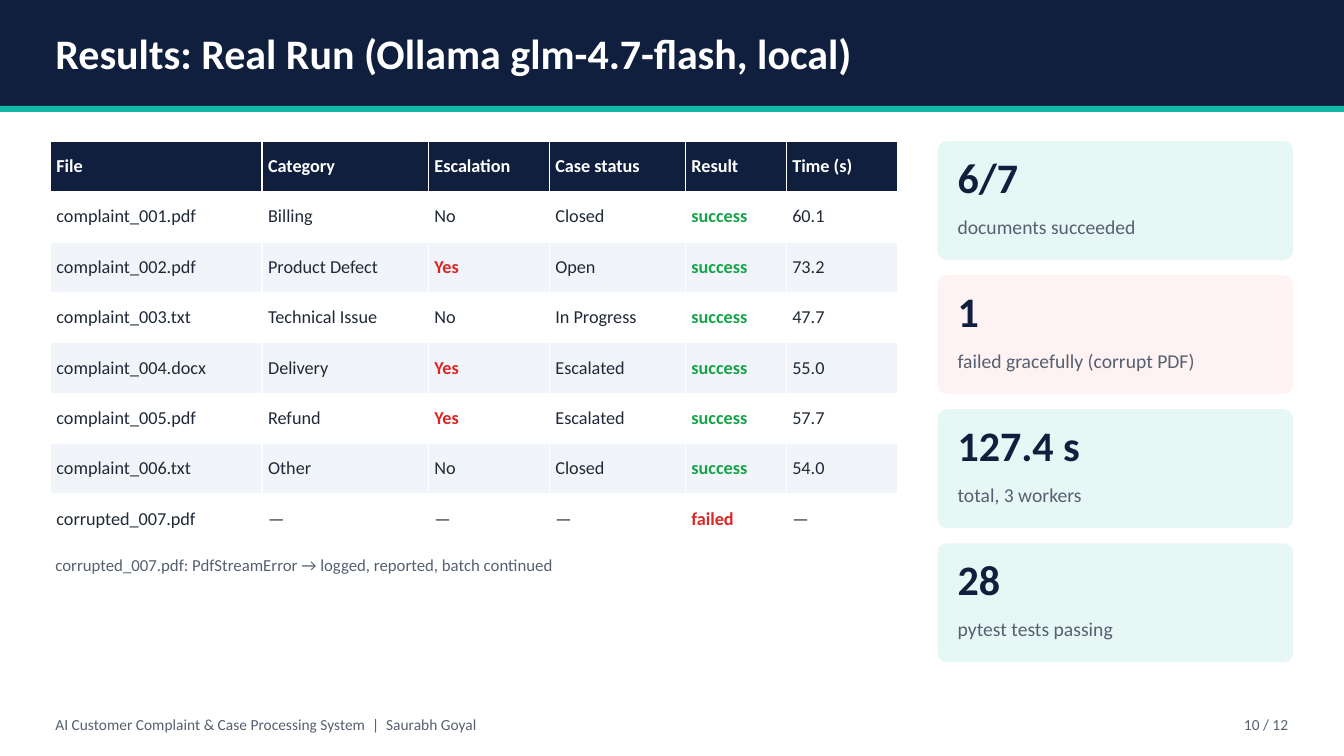
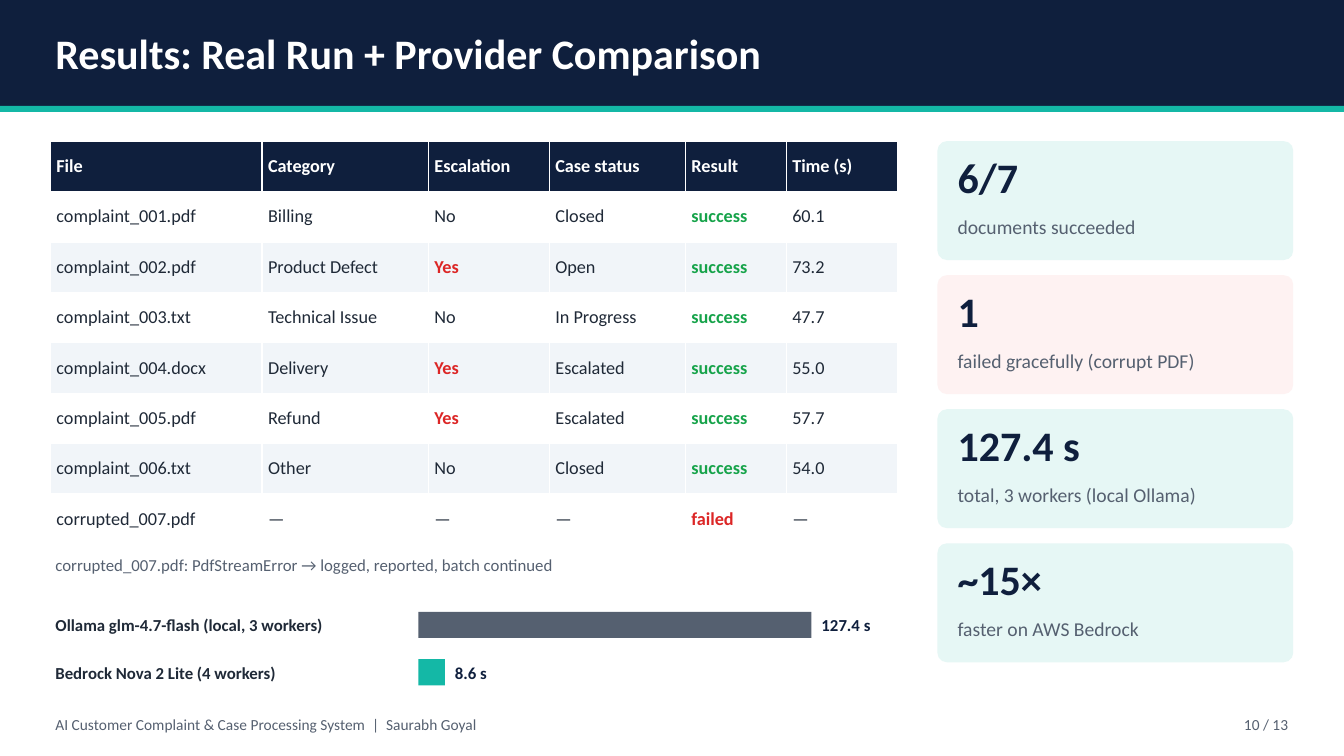
Before and after one commit to saurabhgoyal795/Capstone-Project, a slide deck: slide 10 of docs/Capstone_Presentation.pptx. Drawn at 1344x756 pixels with LibreOffice and Linux fonts; fonts in the diff are those of the drawing. Boxes give left, top, right and bottom in pixels: in the first picture for what was removed or moved away, otherwise in the second. Text is boxed around its words. In the diff, an @@ line names an element or a change of style, - is before the commit and + after.

Commit message:
Docs: web UI, Bedrock provider, AWS deployment and live demo URL

```diff
--- a/docs/Capstone_Presentation.pptx
+++ b/docs/Capstone_Presentation.pptx
@@ text at <box>55,39,761,76</box>: text changed @@
-Results: Real Run (Ollama glm-4.7-flash, local)
+Results: Real Run + Provider Comparison
@@ text at <box>958,488,1195,505</box>: text changed @@
-total, 3 workers
+total, 3 workers (local Ollama)
@@ text at <box>958,567,1042,596</box>: text changed @@
-28
+~15×
@@ text added at <box>55,618,322,634</box>, 12 pt, text #1F2937, bold @@
+Ollama glm-4.7-flash (local, 3 workers)
@@ rectangle added at <box>418,612,812,638</box>, fill #556070 @@
@@ text added at <box>821,620,871,631</box>, 12 pt, text #0F1F3D, bold @@
+127.4 s
@@ text at <box>958,622,1139,636</box>: text changed @@
-pytest tests passing
+faster on AWS Bedrock
@@ rectangle added at <box>418,659,445,686</box>, fill #14B8A6 @@
@@ text added at <box>55,667,275,682</box>, 12 pt, text #1F2937, bold @@
+Bedrock Nova 2 Lite (4 workers)
@@ text added at <box>455,667,487,679</box>, 12 pt, text #0F1F3D, bold @@
+8.6 s
@@ text at <box>1244,720,1288,730</box>: text changed @@
-10 / 12
+10 / 13
```
Also in this commit, not shown: 11 other slides changed, 1 slide added, 7 other files.
